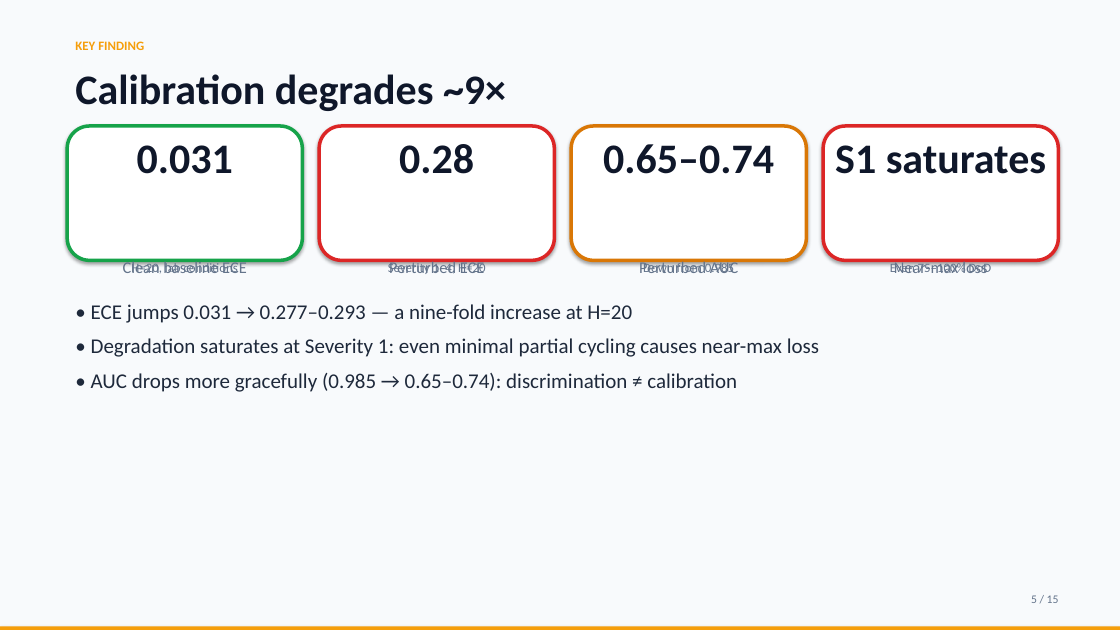
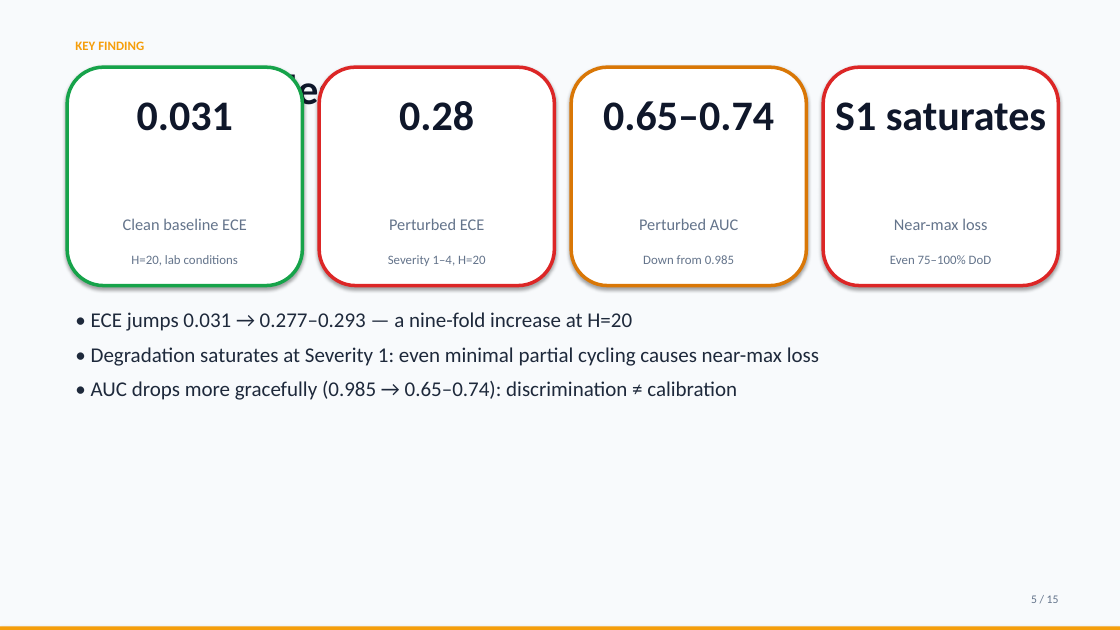
Before and after one commit to touhidsiddiqueeraj-bit/Robustness-of-Multihorizon-Battery-Failure-Intelligence, a slide deck: slide 5 of opendesign/mockups/conference-b-deck/robustness_presentation.pptx. Drawn at 1120x630 pixels with LibreOffice and Linux fonts; fonts in the diff are those of the drawing. Boxes give left, top, right and bottom in pixels: in the first picture for what was removed or moved away, otherwise in the second. Text is boxed around its words. In the diff, an @@ line names an element or a change of style, - is before the commit and + after.

```diff
--- a/opendesign/mockups/conference-b-deck/robustness_presentation.pptx
+++ b/opendesign/mockups/conference-b-deck/robustness_presentation.pptx
@@ rounded rectangle: place and size @@
-rounded rectangle at box(67, 126, 302, 260)
+rounded rectangle at box(67, 67, 302, 286)
@@ text "0.031": place and size @@
-text "0.031" at box(137, 145, 233, 174)
+text "0.031" at box(137, 102, 233, 131)
@@ rounded rectangle: place and size @@
-rounded rectangle at box(319, 126, 555, 260)
+rounded rectangle at box(319, 67, 555, 286)
@@ text "0.28": place and size @@
-text "0.28" at box(399, 144, 474, 174)
+text "0.28" at box(399, 101, 474, 131)
@@ rounded rectangle: place and size @@
-rounded rectangle at box(571, 126, 807, 260)
+rounded rectangle at box(571, 67, 807, 286)
@@ text "0.65–0.74": place and size @@
-text "0.65–0.74" at box(603, 144, 774, 174)
+text "0.65–0.74" at box(603, 101, 774, 131)
@@ rounded rectangle: place and size @@
-rounded rectangle at box(823, 126, 1059, 260)
+rounded rectangle at box(823, 67, 1059, 286)
@@ text "S1 saturates": place and size @@
-text "S1 saturates" at box(835, 145, 1046, 174)
+text "S1 saturates" at box(835, 102, 1046, 131)
@@ text "Clean baseline ECE" rewrapped from box(123, 260, 247, 278) to box(123, 218, 247, 230) @@
@@ text "Perturbed ECE" rewrapped from box(389, 260, 485, 278) to box(389, 218, 485, 230) @@
@@ text "Perturbed AUC" rewrapped from box(639, 260, 738, 278) to box(639, 218, 738, 230) @@
@@ text "Near-max loss" rewrapped from box(702, 338, 819, 353) to box(894, 218, 987, 230) @@
@@ 4 texts: place and size @@
-4 texts at box(131, 262, 992, 277)
+4 texts at box(131, 255, 992, 266)
@@ text "• ECE jumps 0.031 → ..." rewrapped from box(91, 304, 737, 392) to box(91, 312, 819, 400) @@
```
Also in this commit, not shown: 6 other slides changed, 23 other files.
